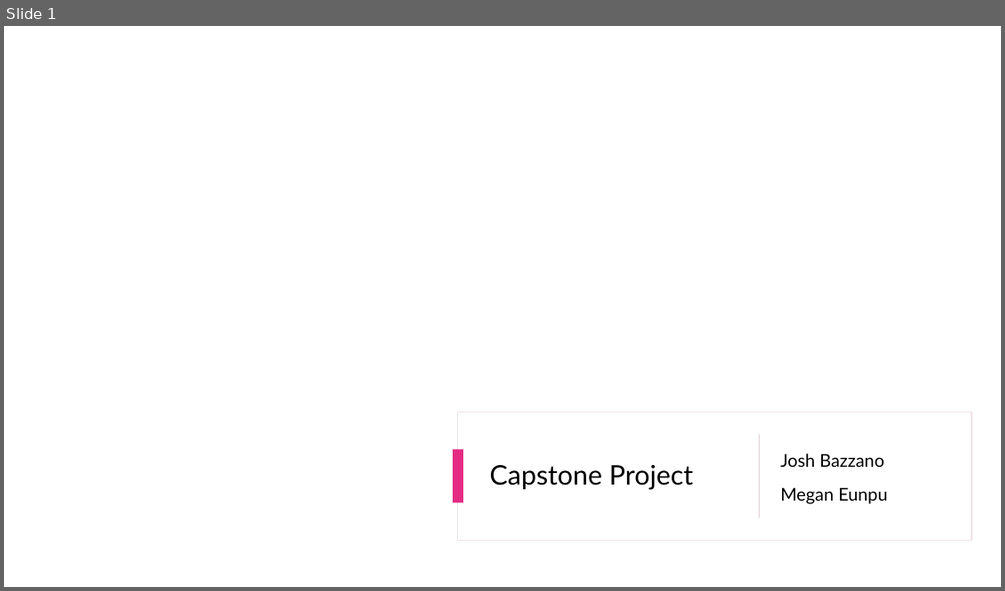
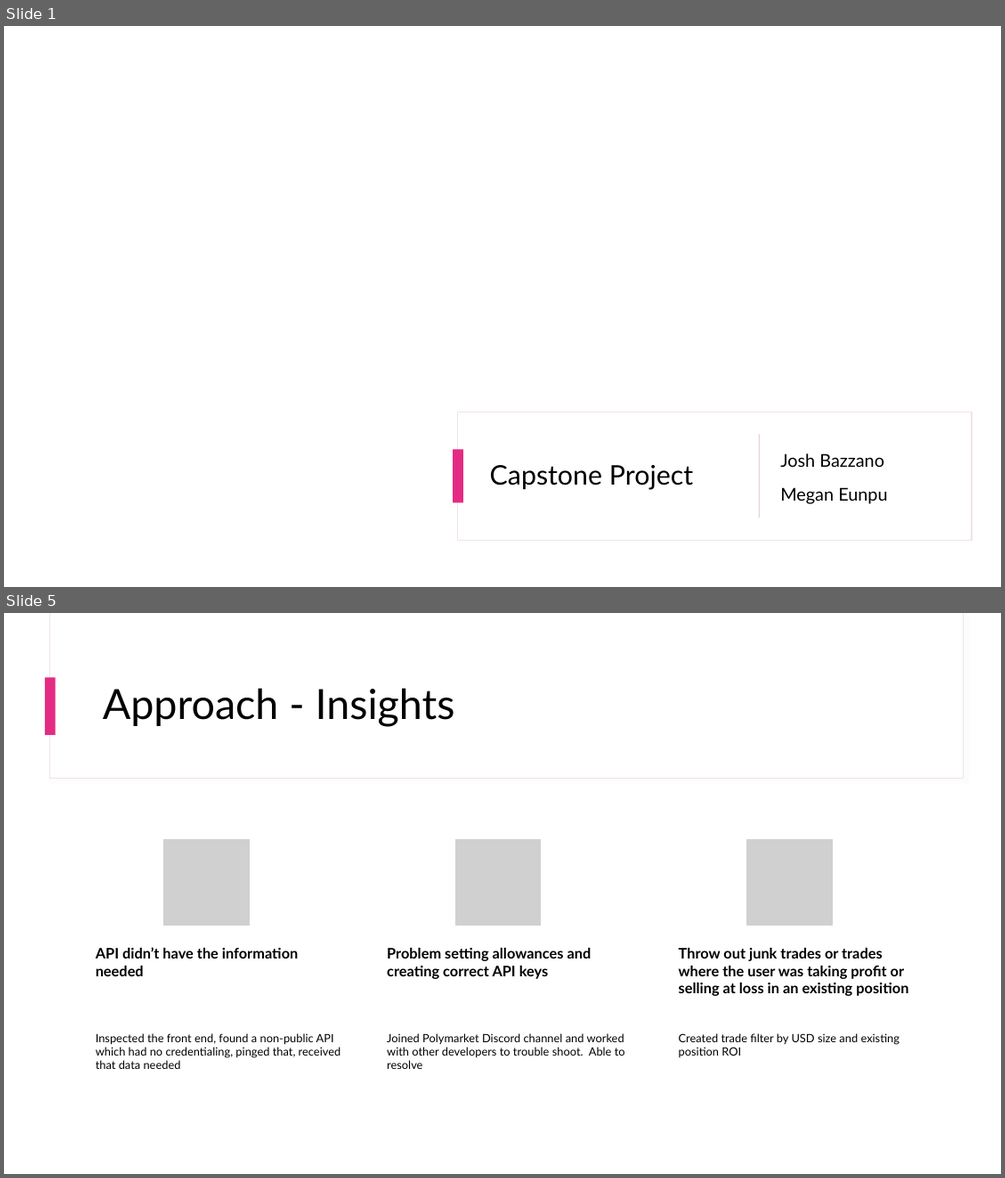
Before and after one commit to Joshbazz/polymarket_copy_trader, a slide deck: Capstone Presentation.pptx. Shown one above the other, each under a label of ours: slide 1 before the commit, slides 1 and 5 after it; the slides between them are not shown. The pictures are 1005x591 and 1005x1178 pixels, drawn with LibreOffice and Linux fonts; fonts in the diff are those of the drawing; grey boxes stand for pictures; background and template pictures are left out. Boxes give left, top, right and bottom in pixels: in the first picture for what was removed or moved away, otherwise in the second. Text is boxed around its words. In the diff, an @@ line names an element or a change of style, - is before the commit and + after.

```diff
--- a/Capstone Presentation.pptx
+++ b/Capstone Presentation.pptx
@@ slide 5 added at box(4, 613, 1001, 1174), background #FFFFFF @@
@@ rectangle added at box(49, 613, 963, 779), fill #FFFFFF, outline #F0E3E9 0.75 pt @@
@@ rectangle added at box(50, 613, 963, 778), fill #FFFFFF @@
@@ rectangle added at box(45, 677, 56, 735), fill #E42B83 @@
@@ title added at box(103, 688, 455, 727), 40 pt, text #000000 @@
+Approach - Insights
@@ group added at box(96, 839, 908, 1069): 6 texts, 3 pictures @@
+API didn’t have the information needed
+Inspected the front end, found a non-public API which had no credentialing, pinged that, received that data needed
+Problem setting allowances and creating correct API keys
+Joined Polymarket Discord channel and worked with other developers to trouble shoot. Able to resolve
+Throw out junk trades or trades where the user was taking profit or selling at loss in an existing position
+Created trade filter by USD size and existing position ROI
```
Also in this commit, not shown: 1 slide changed, 7 other slides added, 3 slides removed, 3 other files.
